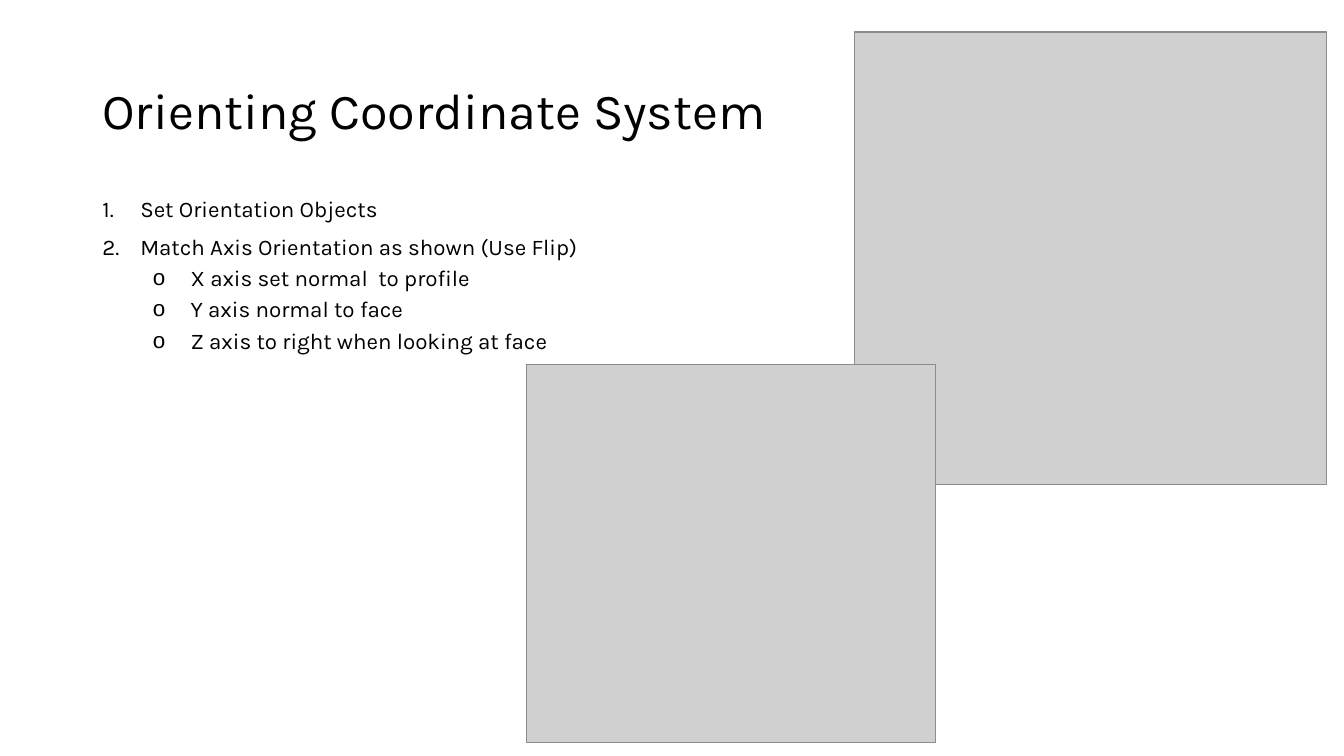
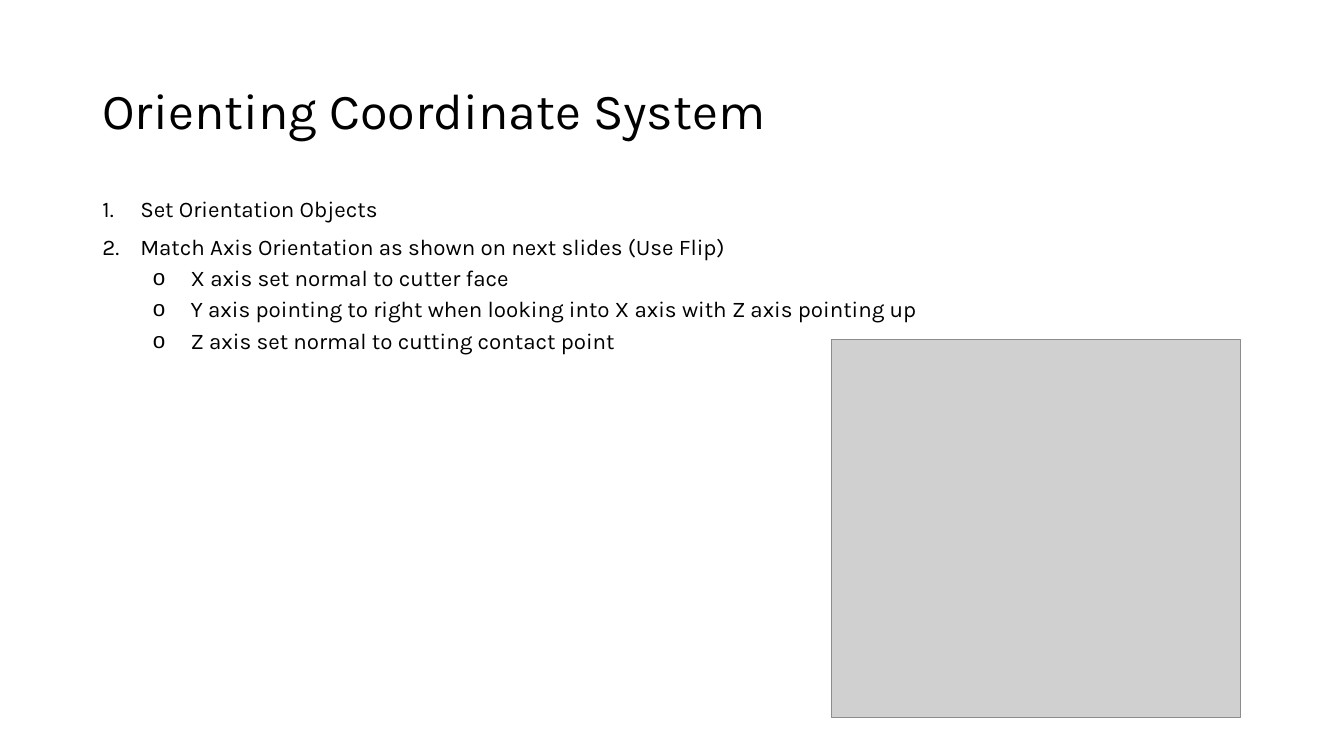
Before and after one commit to justinjones013/CNPC-Resources, a slide deck: slide 6 of Creo CSYS Methodology.pptx. Drawn at 1344x756 pixels with LibreOffice and Linux fonts; fonts in the diff are those of the drawing; grey boxes stand for pictures. Boxes give left, top, right and bottom in pixels: in the first picture for what was removed or moved away, otherwise in the second. Text is boxed around its words. In the diff, an @@ line names an element or a change of style, - is before the commit and + after.

```diff
--- a/Creo CSYS Methodology.pptx
+++ b/Creo CSYS Methodology.pptx
@@ picture removed at (855,32,1328,485) @@
@@ text at (140,239,917,355): text changed @@
-2. Match Axis Orientation as shown (Use Flip)
-  o X axis set normal to profile
-  o Y axis normal to face
-  o Z axis to right when looking at face
+2. Match Axis Orientation as shown on next slides (Use Flip)
+  o X axis set normal to cutter face
+  o Y axis pointing to right when looking into X axis with Z axis pointing up
+  o Z axis set normal to cutting contact point
@@ picture: place and size @@
-picture at (526,365,936,743)
+picture at (832,340,1241,718)
```
Also in this commit, not shown: 1 other slide changed, 5 slides added, 1 slide removed.
